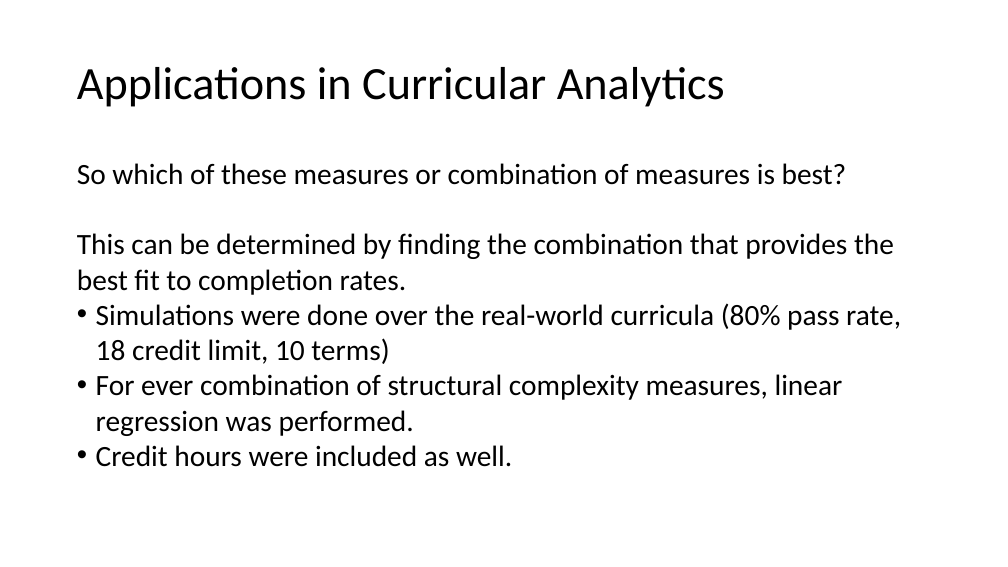
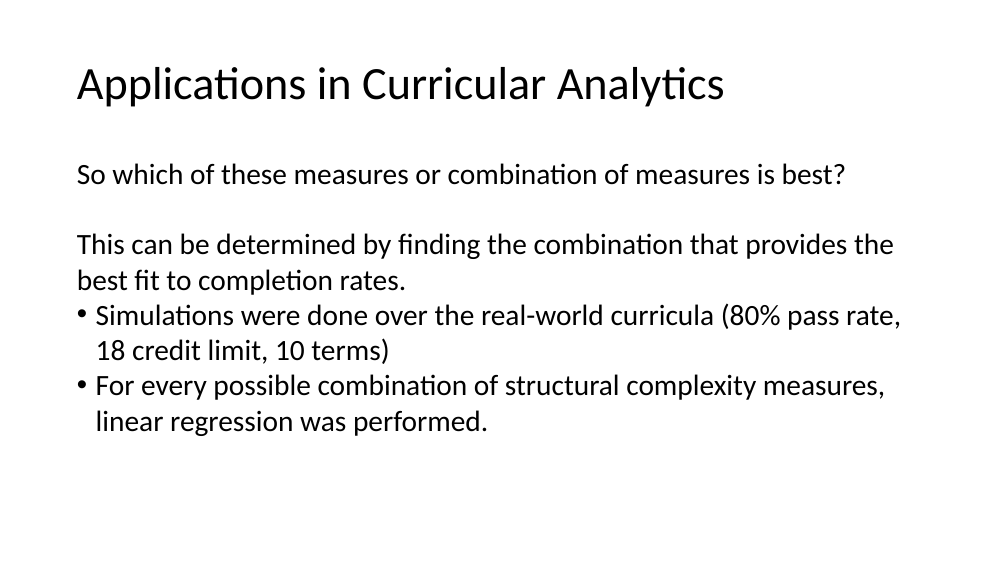
Before and after one commit to M-S-H/thesis, a slide deck: slide 38 of Defense.pptx (slide 40 before the commit). Drawn at 1008x567 pixels with LibreOffice and Linux fonts; fonts in the diff are those of the drawing. Boxes give left, top, right and bottom in pixels: in the first picture for what was removed or moved away, otherwise in the second. Text is boxed around its words. In the diff, an @@ line names an element or a change of style, - is before the commit and + after.

```diff
--- a/Defense.pptx
+++ b/Defense.pptx
@@ text at (x1=96, y1=374, x2=885, y2=436): text changed @@
-• For ever combination of structural complexity measures, linear regression was performed.
-• Credit hours were included as well.
+• For every possible combination of structural complexity measures, linear regression was performed.
```
Also in this commit, not shown: 17 other slides changed, 1 slide added, 3 slides removed, 13 other files.
